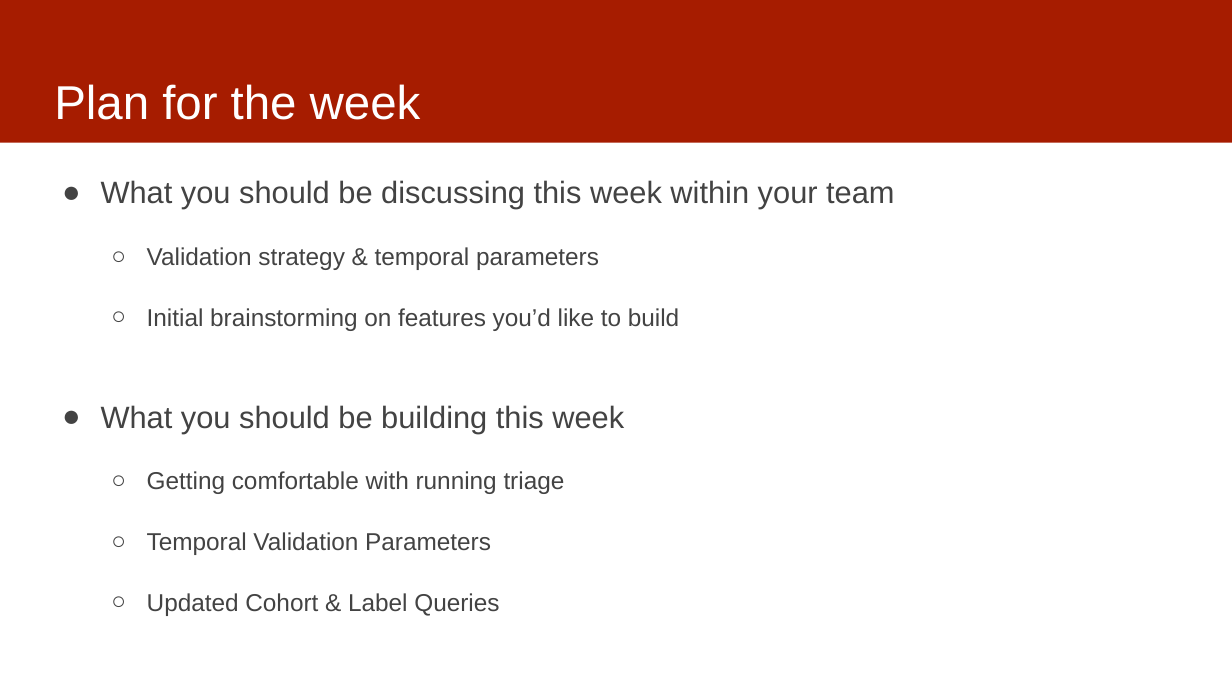
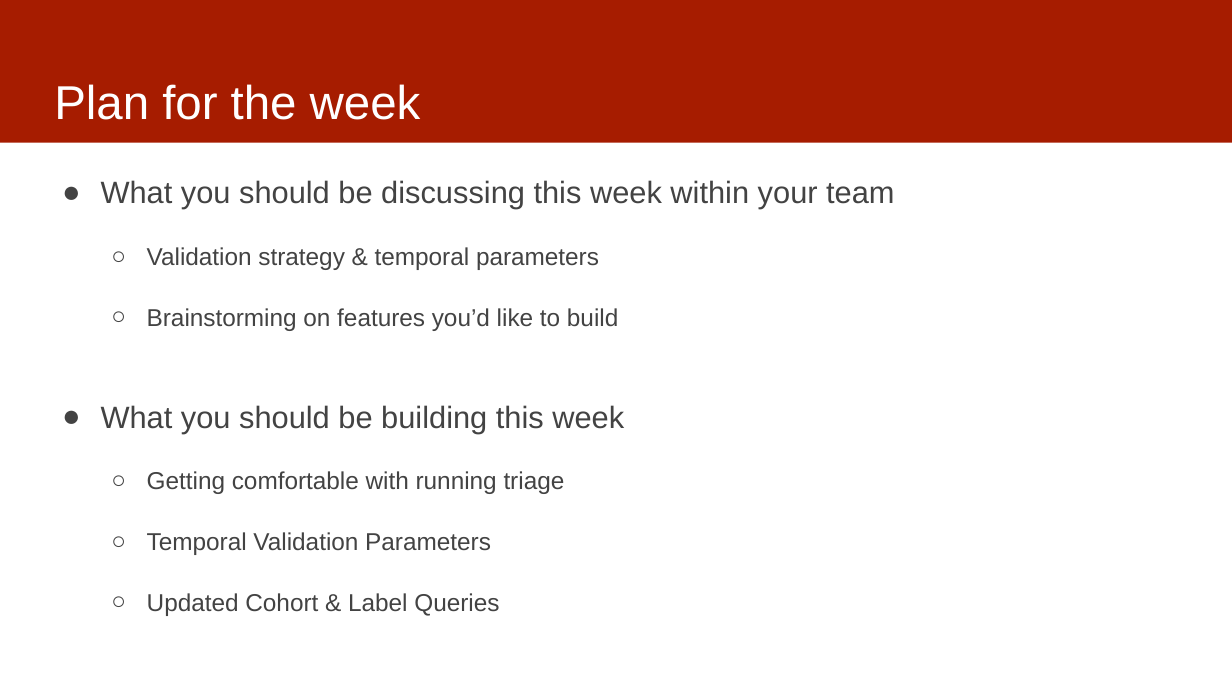
Before and after one commit to dssg/mlforpublicpolicylab, a slide deck: slide 4 of Lectures/12-features-and-imputation.pptx. Drawn at 1232x693 pixels with LibreOffice and Linux fonts; fonts in the diff are those of the drawing. Boxes give left, top, right and bottom in pixels: in the first picture for what was removed or moved away, otherwise in the second. Text is boxed around its words. In the diff, an @@ line names an element or a change of style, - is before the commit and + after.

```diff
--- a/Lectures/12-features-and-imputation.pptx
+++ b/Lectures/12-features-and-imputation.pptx
@@ text at box(147, 308, 618, 331): text changed @@
-  ○ Initial brainstorming on features you’d like to build
+  ○ Brainstorming on features you’d like to build
```
Also in this commit, not shown: 5 other slides changed, 2 slides removed.
